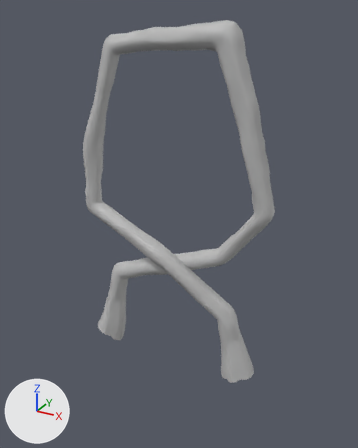
What one commit did to the FBX model Assets/Models/Models_Final/Sprung_Wurzeln.fbx.
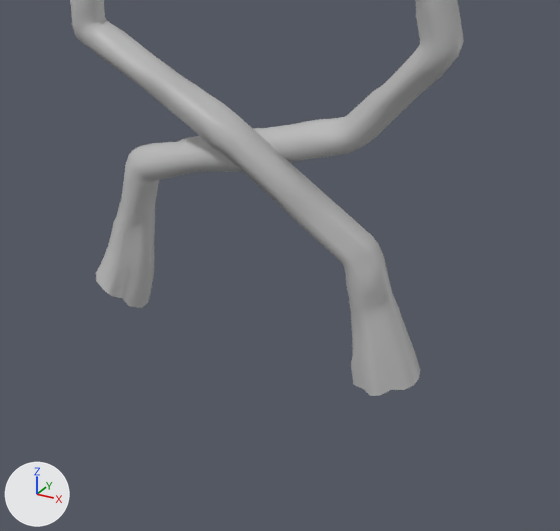
There are two pictures of each version: one whole from a 50 mm camera at (4.34, -7.21, 6.37) aimed at (0.24, 0.24, 2.64), one close up on the part from 14% to 90% of the width and 43% to 100% of the height. The lights are fixed; the arrows at lower left show +X, +Y and +Z. Where no turn or scale is listed for an object, it has been applied to the vertices.

Before the edit, the objects in view are built like this:
```python
me_mesh = bpy.data.meshes.new('Mesh')
me_mesh.from_pydata(...)  # 2080 vertices, 2064 faces; spans x -1.67..2.13, y -0.38..0.4, z -0.31..6.18
me_mesh.materials.append(mat_lambert1)  # grey #bcbcbc
ob_sweep9 = bpy.data.objects.new('sweep9', me_mesh)
ob_sweep9.location = (0.0, 0.0, 0.0)
```
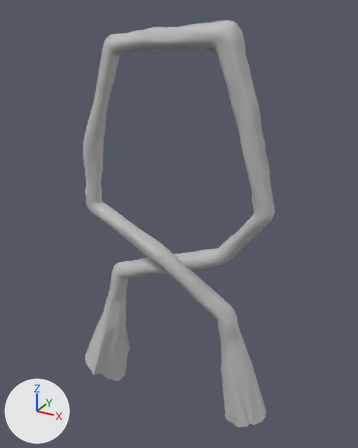
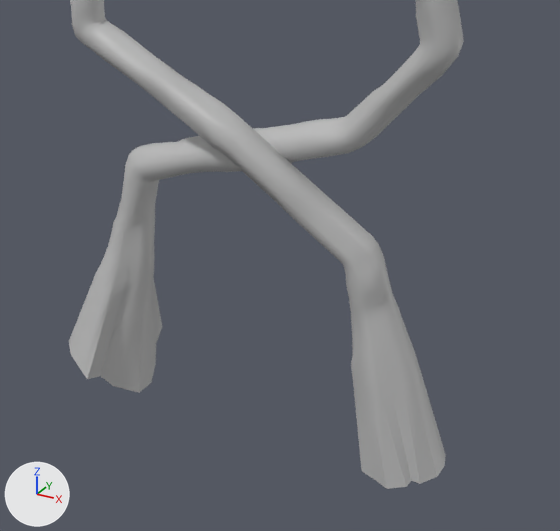
Location of each change, [x1, y1, x2, y2] in pixels of the close-ups (560 x 531 px):
'sweep9', reshaped
    before: [70, 0, 464, 396]
    after: [69, 0, 464, 489]
part 1 of me_mesh, added
    after: [69, 274, 162, 393]
part 2 of me_mesh, added
    after: [353, 370, 446, 489]

Patch to the scene script:
```diff
--- a/Assets/Models/Models_Final/Sprung_Wurzeln.fbx.py
+++ b/Assets/Models/Models_Final/Sprung_Wurzeln.fbx.py
@@ me_mesh @@
 # used by ob_sweep9; location = (0.0, 0.0, 0.0)
-me_mesh.from_pydata(...)  # 2080 vertices, 2064 faces; spans x -1.67..2.13, y -0.38..0.4, z -0.31..6.18
+me_mesh.from_pydata(...)  # 2112 vertices, 2096 faces; spans x -2.02..2.27, y -0.57..0.68, z -1.38..6.18
+# me_mesh part 1
+# 16 vertices are added at x -2.02..-1.09, y -0.57..0.68, z -1.38..-0.89
+# 16 new faces join them
+# me_mesh part 2
+# 16 vertices are added at x 1.52..2.27, y -0.37..0.42, z -1.13..-0.95
+# 16 new faces join them
 me_mesh.materials.append(mat_lambert1)
```
